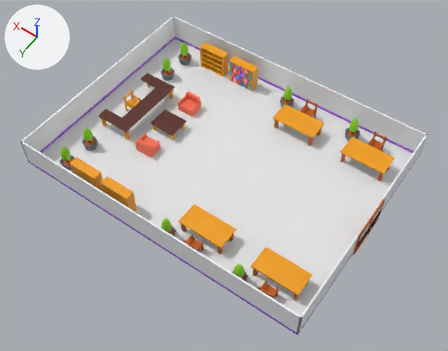
What one commit did to the FBX model Assets/Models/01_Environment/2_HeadTeacher.fbx.
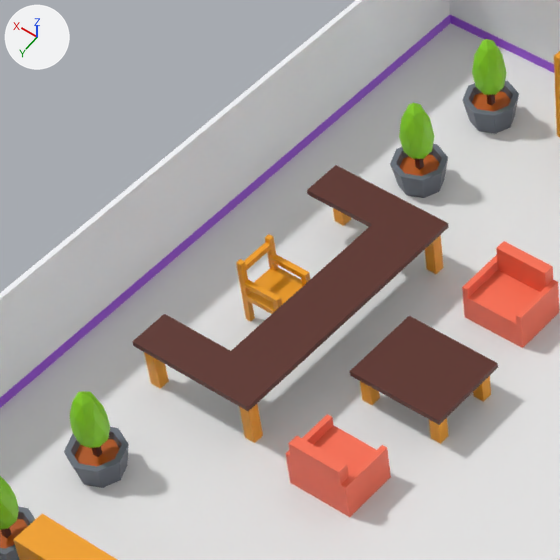
The first picture shows the older version from a camera (50 mm lens) standing at (15.3, -6.9, 30.7) and looking at (29.3, -26.4, 0.0). The close-ups show both versions on the part from 15% to 45% of the width and 9% to 48% of the height of that picture; other places that the commit changed are outside them. The axes (+X, +Y, +Z) are drawn at upper left. The lights are the same throughout. Where no turn or scale is listed for an object, it has been applied to the vertices.

The older version as bpy lines, for what is in view:
```python
me_circle_001 = bpy.data.meshes.new('Circle.001')
me_circle_001.from_pydata(...)  # 82 vertices, 109 faces; spans x -0.5..0.5, y -0.5..0.5, z 0.0..1.79
me_circle_001.materials.append(mat_0_base)  # picture img_0_palette_png
me_cube_022 = bpy.data.meshes.new('Cube.022')
me_cube_022.from_pydata(...)  # 80 vertices, 52 faces; spans x -0.3..0.5, y -0.375..0.425, z 0.0..1.3
me_cube_022.materials.append(mat_0_base)  # picture img_0_palette_png
me_cube_056 = bpy.data.meshes.new('Cube.056')
me_cube_056.from_pydata(...)  # 48 vertices, 50 faces; spans x 20.0..40.0, y -35.0..-20.0, z 0.0..2.0
# faces by material slot: [25, 25]
me_cube_056.materials.append(mat_0_base)  # picture img_0_palette_png
me_cube_056.materials.append(mat_room3)  # purple #a550e7
ob_0_plantoffice_004 = bpy.data.objects.new('0_PlantOffice.004', me_circle_001)
ob_0_plantoffice_004.location = (37.7, -21.3, 0.0)
ob_0_plantoffice_004.rotation_euler = (0.0, 0.0, -1.571)  # degrees (0, 0, -90)
ob_1_headteacher = bpy.data.objects.new('1_HeadTeacher', me_cube_056)
ob_1_headteacher.location = (0.0, 0.0, 0.0)
ob_chair_table_001 = bpy.data.objects.new('Chair&Table.001', me_cube_022)
ob_chair_table_001.location = (37.5, -27.5, 0.0)
# also in view: '0_PlantOffice.003' at (37.7, -23.3, 0.9); '0_Shelf.002' at (35.5, -20.9, 0.9); '0_PlantOffice.005' at (37.7, -33.3, 0.9); '0_Couch.001' at (34.5, -29.7, 0.5); '0_Chair&Table.031' at (34.5, -27.5, 0.3)
```
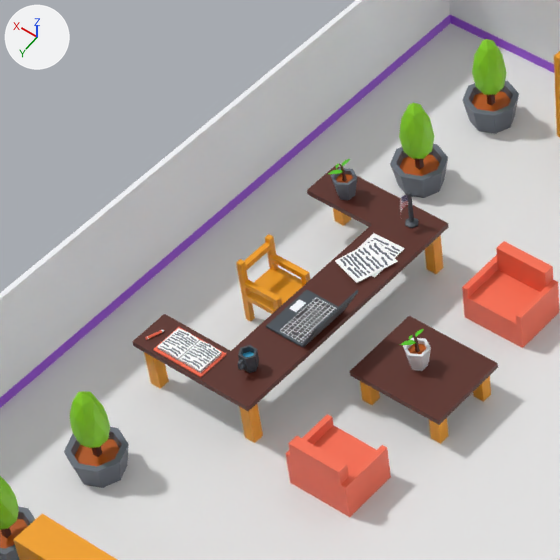
What changed in the scene script:
```text
Add me_plane_027:
    me_plane_027.from_pydata(...)  # 4 vertices, 1 face; spans x -0.32..0.32, y -0.4..0.4, z 0.05
    me_plane_027.materials.append(mat_0_base)  # picture img_0_palette_png
Add me_cube_060:
    me_cube_060.from_pydata(...)  # 32 vertices, 25 faces; spans x -0.5..0.5, y -0.3..0.3, z 0.0..0.102
    me_cube_060.materials.append(mat_0_base)  # picture img_0_palette_png
Add me_circle_011:
    me_circle_011.from_pydata(...)  # 68 vertices, 45 faces; spans x -0.195..0.195, y -0.225..0.225, z 0.0..0.766
    me_circle_011.materials.append(mat_0_base)  # picture img_0_palette_png
Add me_cube_058:
    me_cube_058.from_pydata(...)  # 28 vertices, 23 faces; spans x -0.678..0.479, y -0.457..0.543, z 0.002..0.69
    me_cube_058.materials.append(mat_0_base)  # picture img_0_palette_png
Add me_circle_009:
    me_circle_009.from_pydata(...)  # 58 vertices, 49 faces; spans x -0.156..0.156, y -0.135..0.235, z 0.0..0.37
    me_circle_009.materials.append(mat_0_base)  # picture img_0_palette_png
Add me_circle_002:
    me_circle_002.from_pydata(...)  # 40 vertices, 24 faces; spans x -0.14..0.099, y -0.106..0.212, z 0.0..0.69
    me_circle_002.materials.append(mat_0_base)  # picture img_0_palette_png
Add me_cube_062:
    me_cube_062.from_pydata(...)  # 44 vertices, 38 faces; spans x -0.067..0.074, y -0.278..0.049, z 0.0..0.05
    me_cube_062.materials.append(mat_0_base)  # picture img_0_palette_png
Add me_circle_010:
    me_circle_010.from_pydata(...)  # 68 vertices, 45 faces; spans x -0.195..0.195, y -0.225..0.225, z 0.0..0.766
    me_circle_010.materials.append(mat_0_base)  # picture img_0_palette_png
Add ob_plane_062:
    ob_plane_062 = bpy.data.objects.new('Plane.062', me_plane_027)
    ob_plane_062.parent = ob_0_chair_table_014
    ob_plane_062.location = (0.25, -1.0, 1.0)
    ob_plane_062.rotation_euler = (0.0, 0.0, 2.85)  # degrees (0, 0, 163)
Add ob_cube_076:
    ob_cube_076 = bpy.data.objects.new('Cube.076', me_cube_060)
    ob_cube_076.location = (37.5, -25.35, 1.0)
Add ob_circle_010:
    ob_circle_010 = bpy.data.objects.new('Circle.010', me_circle_011)
    ob_circle_010.location = (34.6, -27.45, 0.7)
Add ob_cube_075:
    ob_cube_075 = bpy.data.objects.new('Cube.075', me_cube_058)
    ob_cube_075.location = (36.4, -27.0, 1.0)
Add ob_plane_061:
    ob_plane_061 = bpy.data.objects.new('Plane.061', me_plane_027)
    ob_plane_061.parent = ob_0_chair_table_014
    ob_plane_061.location = (0.25, -1.2, 0.975)
    ob_plane_061.rotation_euler = (0.0, 0.0, 0.0317)  # degrees (0, 0, 1.8)
Add ob_circle_009:
    ob_circle_009 = bpy.data.objects.new('Circle.009', me_circle_009)
    ob_circle_009.parent = ob_0_chair_table_014
    ob_circle_009.location = (0.25, 1.85, 1.0)
Add ob_circle_006:
    ob_circle_006 = bpy.data.objects.new('Circle.006', me_circle_002)
    ob_circle_006.parent = ob_0_chair_table_014
    ob_circle_006.location = (0.25, -2.15, 1.0)
Add ob_cube_077:
    ob_cube_077 = bpy.data.objects.new('Cube.077', me_cube_062)
    ob_cube_077.location = (38.2, -25.2, 1.0)
Add ob_circle_008:
    ob_circle_008 = bpy.data.objects.new('Circle.008', me_circle_010)
    ob_circle_008.location = (37.8, -29.55, 1.0)
```

Location of each change, (x1, y1, x2, y2) in pixels of the close-ups (560 x 560 px):
'Cube.075', added: after (266, 289, 359, 348)
'Cube.076', added: after (153, 327, 227, 377)
'Plane.062', added: after (335, 240, 398, 283)
'Circle.010', added: after (400, 329, 431, 371)
'Circle.008', added: after (328, 159, 357, 200)
'Circle.009', added: after (237, 345, 259, 373)
'Plane.061', added: after (357, 233, 405, 277)
'Circle.006', added: after (400, 191, 418, 229)
'Cube.077', added: after (145, 330, 164, 340)
